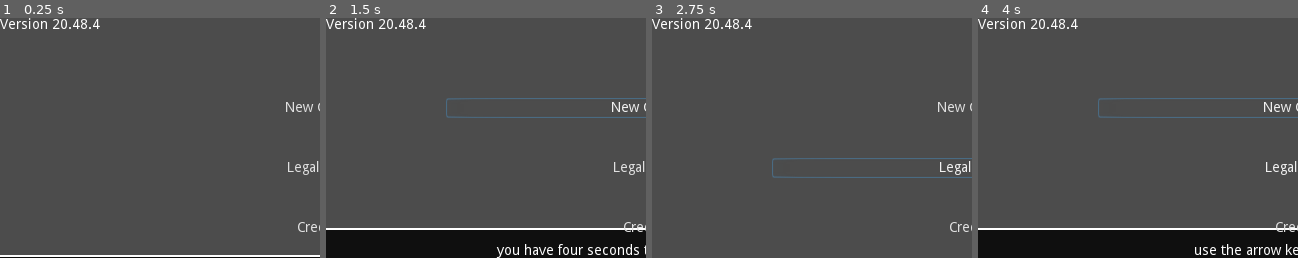
Above: before the commit, frames 1-4 (left to right).
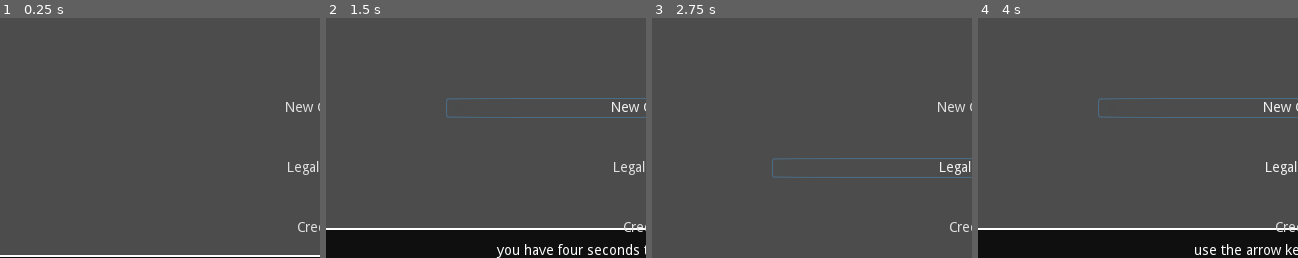
Above: after the commit, the same moments.

Repository: swashdev/minigame-madness
Game: Godot game, scene res://master/scenes/master.tscn
Same seed, same stepped clock (60 frames per second), same inputs: the game is played once before the commit and once after it.
Inputs:
- Up to frame 1 (0.25 s): no input
- Up to frame 2 (1.5 s): click "New Game" at 0.5 s; click "New Game" at 1.25 s
- Up to frame 3 (2.75 s): click "Legal Stuff" at 2 s
- Up to frame 4 (4 s): hold Space (action) 2.78-3.53 s; hold Right (move_right) from 2.78 s (still down); tap Up (move_up) at 3.02, 3.77 s; tap Enter at 3.5 s; tap Space (action) at 3.6 s
The pictures show only the part of the screen within x 0-50%, y 0-50%; the shares and areas given below are measured in that part.

The runs differ from the first frame. In frame 1, 0.5% of the frame differs, in the area x 0-32%, y 0-5%; in frame 2, 0.5%; in frame 3, 0.5%; in frame 4, 0.5%.

Commit message:
[MASTER] remove version number stuff from Master.
The `VersionNumberLabel` and all functions and variables related to
version numbers have been removed awaiting restructuring.

Diff:
--- a/master/scenes/master.tscn
+++ b/master/scenes/master.tscn
@@ -10,12 +10,5 @@
 [node name="Main" parent="." instance=ExtResource( 1 )]
 
 [node name="MainMenu" parent="." instance=ExtResource( 3 )]
-
-[node name="VersionNumber" type="Label" parent="."]
-margin_right = 40.0
-margin_bottom = 14.0
-__meta__ = {
-"_edit_use_anchors_": false
-}
 [connection signal="ready" from="Main" to="." method="_on_Main_ready"]
 [connection signal="button_pressed" from="MainMenu" to="." method="_on_MainMenu_button_pressed"]
--- a/master/scripts/master.gd
+++ b/master/scripts/master.gd
@@ -1,16 +1,5 @@
 extends Node
 # The script for the master scene.
-
-
-# The version number.
-enum { YEAR = 20, WEEK = 48, DAY = 4 }
-
-
-# Initialize the master scene.
-func _ready():
-	# Set the version number label.
-	var version = "Version %d.%d.%d" % [YEAR, WEEK, DAY]
-	$VersionNumber.text = version
 
 
 # Main has declared it is ready.
